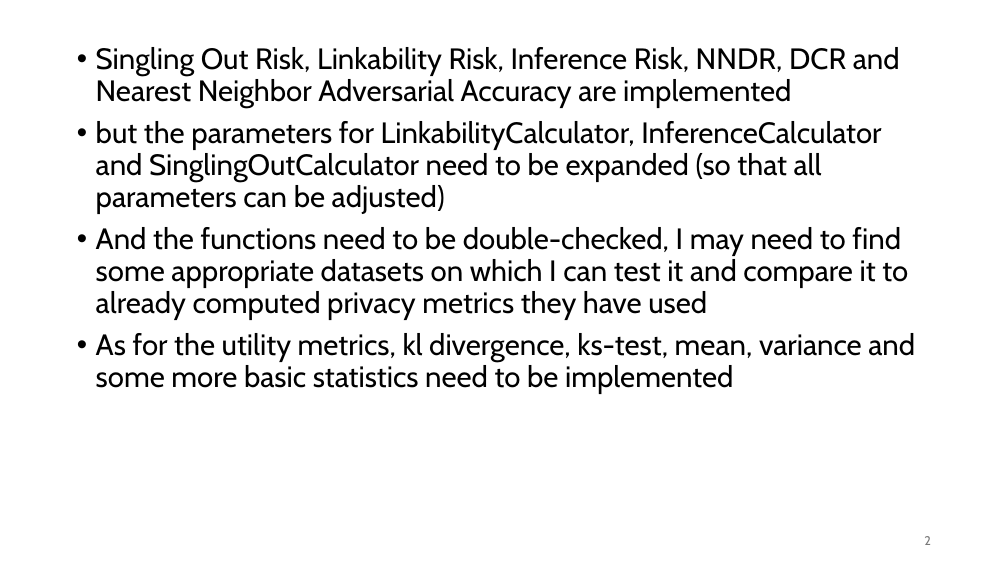
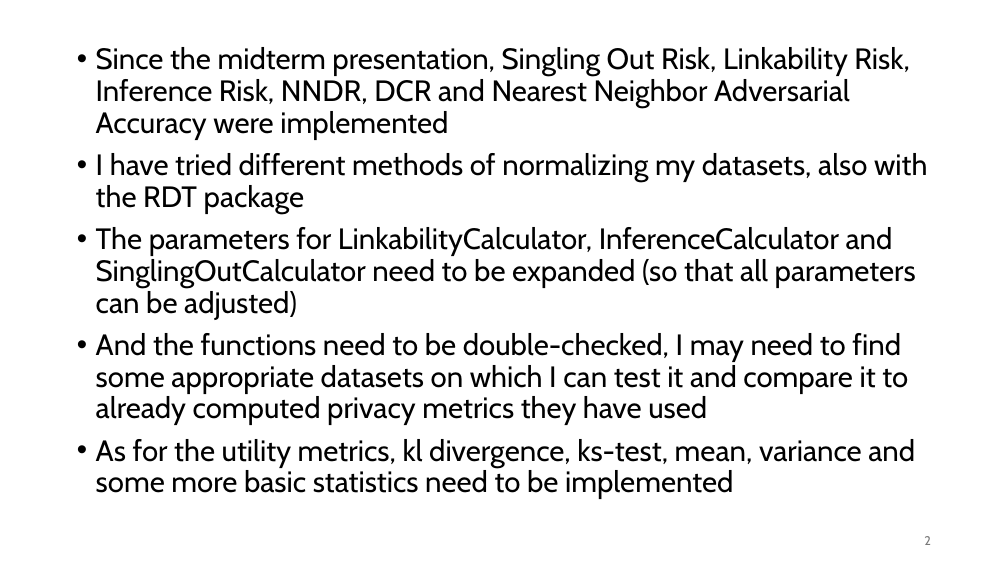
Before and after one commit to Karo2222/synprivutil, a slide deck: slide 2 of Powerpoint-Slides/Notes.pptx. Drawn at 1008x567 pixels with LibreOffice and Linux fonts; fonts in the diff are those of the drawing. Boxes give left, top, right and bottom in pixels: in the first picture for what was removed or moved away, otherwise in the second. Text is boxed around its words. In the diff, an @@ line names an element or a change of style, - is before the commit and + after.

```diff
--- a/Powerpoint-Slides/Notes.pptx
+++ b/Powerpoint-Slides/Notes.pptx
@@ text at bbox=[96, 47, 927, 320]: text changed @@
-• Singling Out Risk, Linkability Risk, Inference Risk, NNDR, DCR and Nearest Neighbor Adversarial Accuracy are implemented
-• but the parameters for LinkabilityCalculator, InferenceCalculator and SinglingOutCalculator need to be expanded (so that all parameters can be adjusted)
+• Since the midterm presentation, Singling Out Risk, Linkability Risk, Inference Risk, NNDR, DCR and Nearest Neighbor Adversarial Accuracy were implemented
+• I have tried different methods of normalizing my datasets, also with the RDT package
+• The parameters for LinkabilityCalculator, InferenceCalculator and SinglingOutCalculator need to be expanded (so that all parameters can be adjusted)
```
Also in this commit, not shown: 1 other slide changed, 1 other file.
